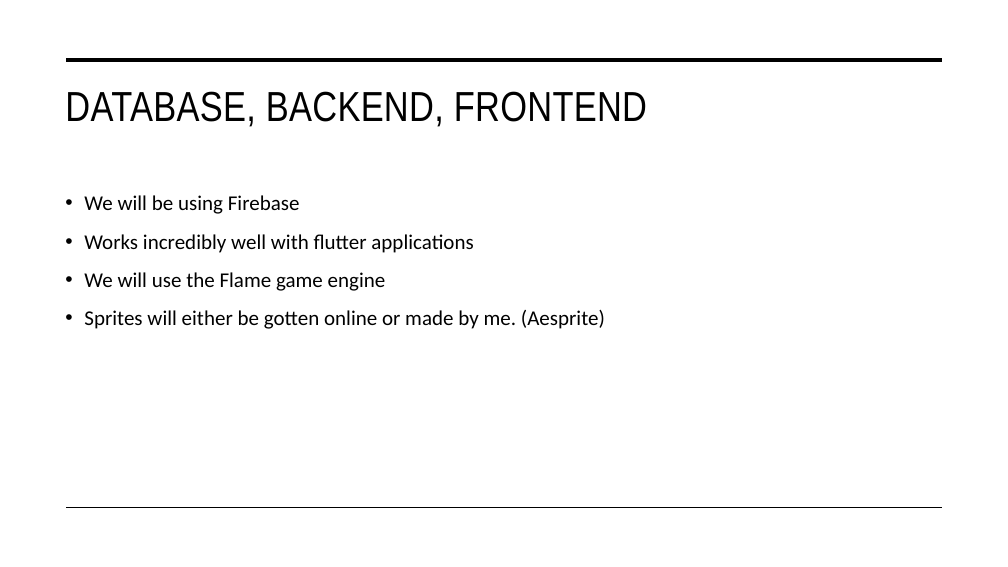
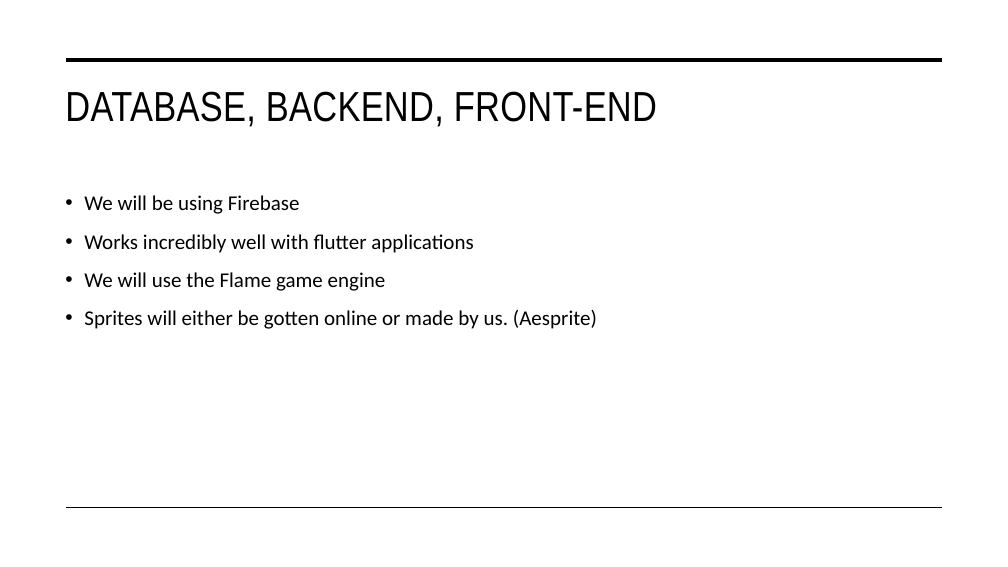
Before and after one commit to OliverDAvino/AppDev2FinalProject, a slide deck: slide 6 of AppDev2Presentation.pptx. Drawn at 1008x567 pixels with LibreOffice and Linux fonts; fonts in the diff are those of the drawing. Boxes give left, top, right and bottom in pixels: in the first picture for what was removed or moved away, otherwise in the second. Text is boxed around its words. In the diff, an @@ line names an element or a change of style, - is before the commit and + after.

```diff
--- a/AppDev2Presentation.pptx
+++ b/AppDev2Presentation.pptx
@@ title at (x1=65, y1=91, x2=657, y2=127): text changed @@
-DATABASE, BACKEND, FRONTEND
+DATABASE, BACKEND, FRONT-END
@@ text at (x1=84, y1=310, x2=597, y2=329): text changed @@
-• Sprites will either be gotten online or made by me. (Aesprite)
+• Sprites will either be gotten online or made by us. (Aesprite)
```
Also in this commit, not shown: 1 other slide changed, 1 slide added, 1 other file.
